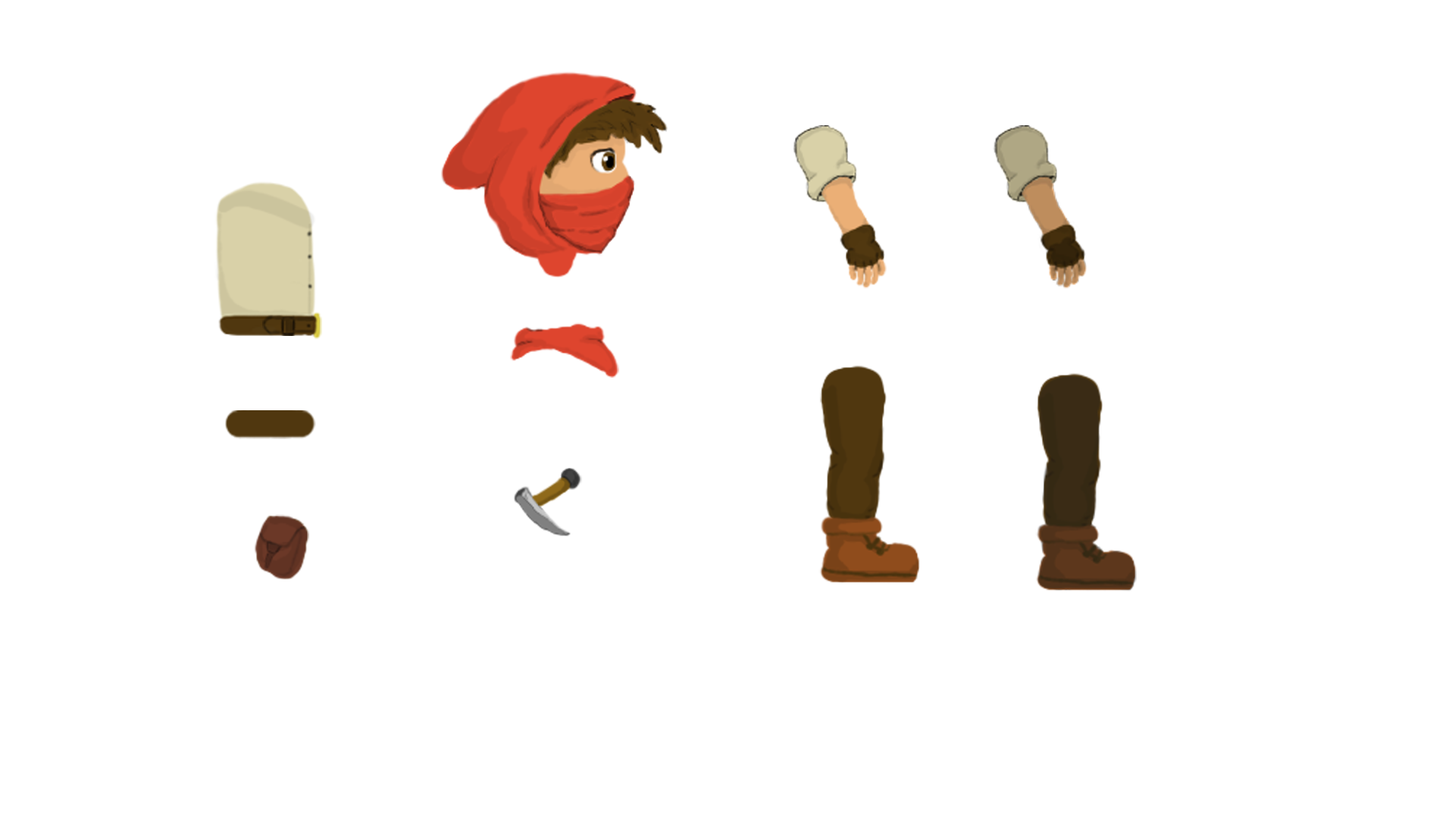
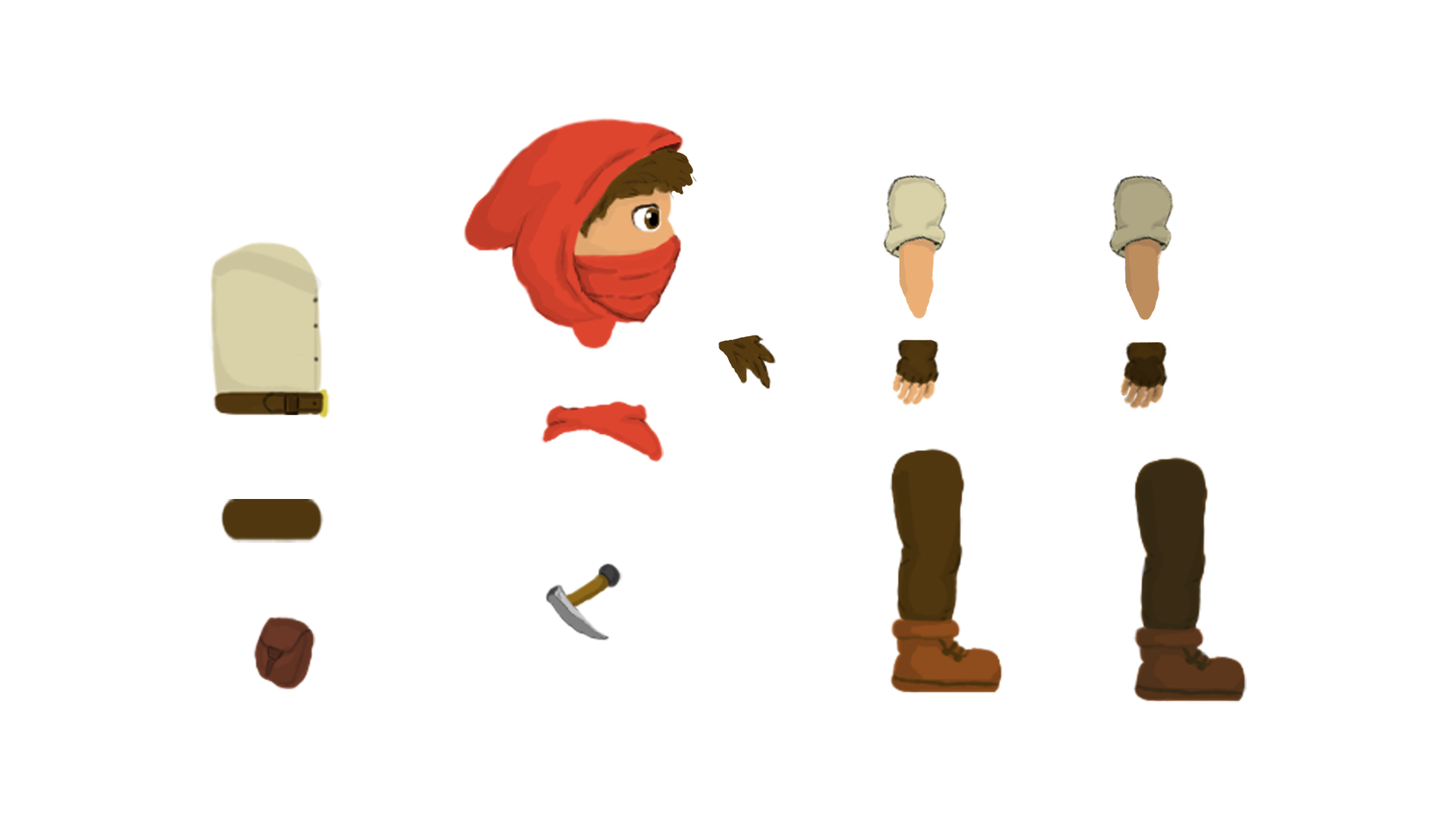
The second 1455 × 819 image is a revision of the first. Changes to its layers:
removed group "Cabeza" (1st of 2, in "Player 1") (3 layers) from group "Player 1" over [441, 71, 669, 278]
removed layer "Sombreado" (3rd of 12, in "Player 1" › "Cabeza") (was 26%) from group "Cabeza" over [441, 80, 662, 260]
removed layer "Lineart" (1st of 4, in "Player 1" › "Cabeza") from group "Cabeza" over [471, 81, 668, 257]
removed layer "Base" (3rd of 16, in "Player 1" › "Cabeza") from group "Cabeza" over [441, 71, 669, 278]
removed group "Brazos" (1st of 2, in "Player 1") (3 layers) from group "Player 1" over [792, 125, 887, 289]
removed layer "Base" (4th of 16, in "Player 1" › "Brazos") from group "Brazos" over [792, 125, 887, 289]
removed group "Cuerpo" (1st of 2, in "Player 1") (3 layers) from group "Player 1" over [214, 181, 323, 340]
removed layer "Base" (6th of 16, in "Player 1" › "Cuerpo") from group "Cuerpo" over [214, 181, 323, 340]
removed group "Brazos_R" (1st of 2, in "Player 1") (1 layers) from group "Player 1" over [992, 125, 1087, 289]
moved "Layer 21" into group "Player 1", painted on it over [717, 125, 1087, 389]
removed group "Piernas" (1st of 2, in "Player 1") (4 layers) from group "Player 1" over [818, 364, 921, 584]
removed layer "Sombreado" (6th of 12, in "Player 1" › "Piernas") (was 22%) from group "Piernas" over [820, 383, 921, 584]
removed group "Piernas_R" (1st of 2, in "Player 1") (1 layers) from group "Player 1" over [1035, 372, 1137, 592]
added layer "Cabeza" (1st of 2, in "Player 1") in group "Player 1" over [463, 115, 698, 350]
added layer "Cuerpo" (1st of 2, in "Player 1") in group "Player 1" over [209, 240, 330, 420]
moved "Layer 20" into group "Player 1", painted on it over [1035, 341, 1173, 592]
added layer "Piernas" (1st of 2, in "Player 1") in group "Player 1" over [888, 447, 1003, 694]
added layer "Piernas_R" (1st of 2, in "Player 1") in group "Player 1" over [1132, 455, 1247, 703]
…and 27 more changes (7 added, 20 removed)
